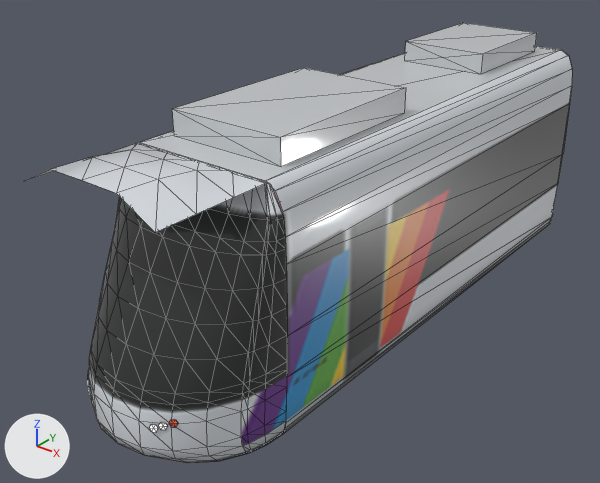
Two versions of the glTF model tram_parts/extremites/angers_x02/end_b_lod2.glb, one commit apart.
Rendered twice from a 50 mm lens placed at (6.04, -8.83, 6.38), pointed at (-0.46, -0.71, 1.34). Every picture has the same lights, and +X, +Y and +Z are marked at lower left. The picture after the commit comes second. Mesh edges are drawn as thin lines on the coarser meshes. Where no turn or scale is listed for an object, it has been applied to the vertices. Vertices at exactly the same position are counted once.

In view in the first picture: 'module_04' and 1 more.
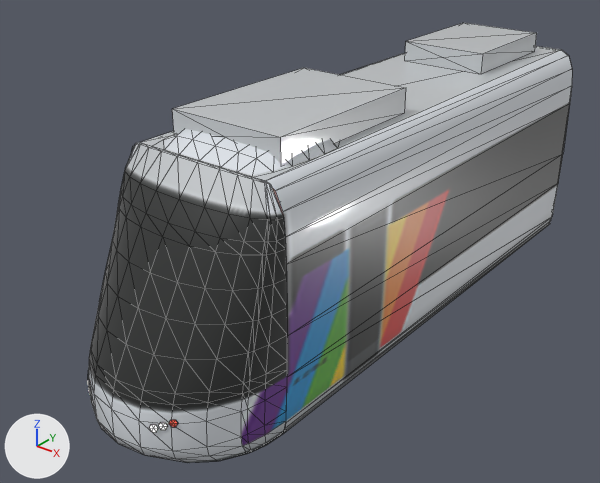
Changed parts and their boxes [x1, y1, x2, y2] in the pictures (600 x 483 px):
'module_04', reshaped (11% narrower): before [28, 23, 572, 462]; after [88, 23, 572, 462]
part 1 of me_module_04, cut back: before [28, 143, 268, 232]; after [165, 129, 336, 175]

The edits, one by one:
me_module_04 is used by ob_module_04; location (0.0, 0.0, 0.0).
me_module_04 had 476 vertices, 772 faces and spanned x -1.2..1.2, y -4.5..4.38, z 0.0..3.62.
me_module_04 now has 505 vertices, 820 faces and spans x -1.2..1.2, y -4.49..4.38, z 0.0..3.62.
Part 1, on me_module_04:
19 vertices are removed from x -0.96..0.96, y -4.5..-3.0, z 3.29..3.54.
24 faces are deleted.
48 vertices are added at x -0.91..0.91, y -3.0..-1.5, z 3.29..3.54.
72 new faces join them.
